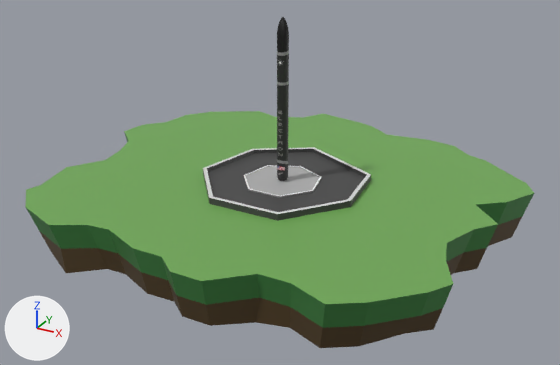
A saved change to the glTF model public/electron-v2.gltf.
Rendered twice from a 50 mm camera at (5.95, -10.91, 5.49) aimed at (0.07, -0.22, 0.15). The lights are fixed; the arrows at lower left show +X, +Y and +Z. Where no turn or scale is listed for an object, it has been applied to the vertices. Vertices at the same position are counted once.
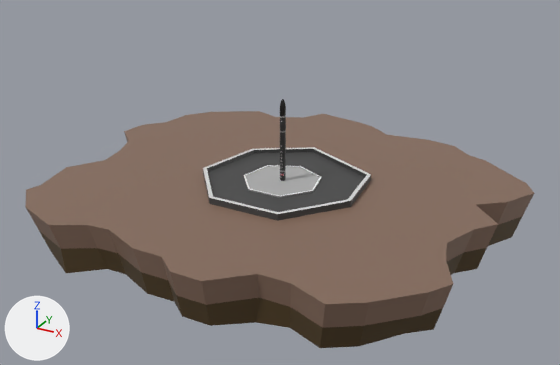
Boxes [x1, y1, x2, y2] around the edits, measured in the pictures (560 x 365 px):
```json
{"object": "Plane", "change": "recoloured, surface changed", "before": [25, 111, 534, 330], "after": [25, 111, 534, 330], "on screen": "green to brown"}
{"object": "Cylinder.005", "change": "moved, rescaled", "before": [277, 17, 289, 181], "after": [280, 99, 286, 181], "on screen": "46% narrower, 50% shorter"}
{"part": 1, "of": "me_plane_001", "change": "recoloured", "before": [26, 134, 534, 328], "after": [26, 134, 534, 328], "on screen": "green to brown"}
```

The change, as JSON lines over the scene's bpy script:
```json
{"op": "set", "path": "mat_top.base_color", "old": "(0.162, 0.393, 0.0931)", "new": "(0.239, 0.148, 0.106)", "note": "green #70a856 -> brown #866b5c"}
{"block": "me_plane_001", "where": "me_plane_001.from_pydata(...)  # 332 vertices, 660 faces; spans x -1.38..1.44, y -1.35..1.23, z -0.13..0.13"}
{"block": "me_plane_001", "where": "# used by ob_plane; location = (-0.01, -0.01, -0.39); scale = (-2.86, -2.79, -3.33)"}
{"block": "me_plane_001", "change": "me_plane_001 part 1: 88 faces spanning x -1.38..1.44, y -1.35..1.23, z -0.13..0.0 switch from mat_grass (dark green #3a7c3c) to mat_top (brown #866b5c)"}
{"op": "set", "path": "ob_cylinder_005.location", "old": "(0.06, 0.0, 0.13)", "new": "(0.03, 0.0, 0.11)"}
{"op": "set", "path": "ob_cylinder_005.scale", "old": "(0.0207, 0.0207, 0.0207)", "new": "(0.0108, 0.0108, 0.0108)"}
```
